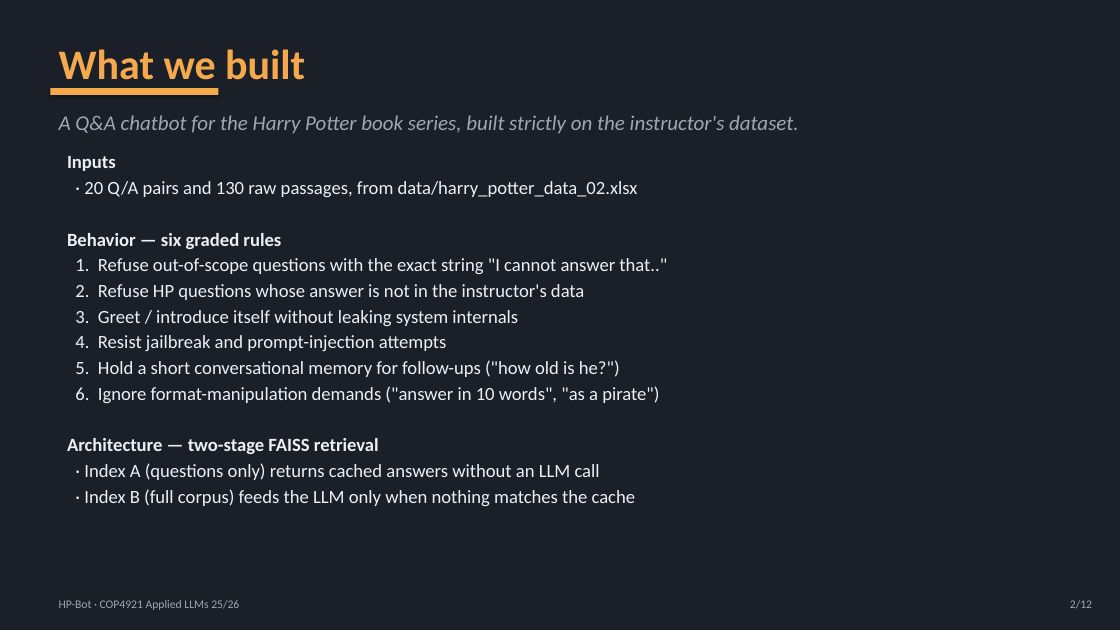
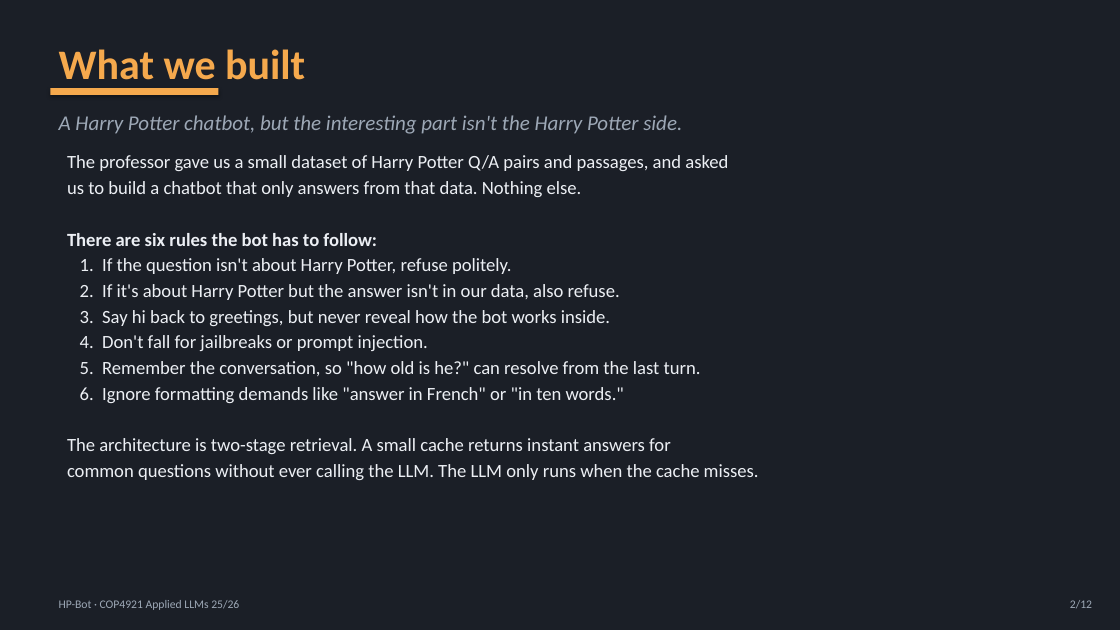
Before and after one commit to hoop-ai/applied-llm-hp-bot, a slide deck: slide 2 of HP-Bot-presentation.pptx. Drawn at 1120x630 pixels with LibreOffice and Linux fonts; fonts in the diff are those of the drawing. Boxes give left, top, right and bottom in pixels: in the first picture for what was removed or moved away, otherwise in the second. Text is boxed around its words. In the diff, an @@ line names an element or a change of style, - is before the commit and + after.

```diff
--- a/HP-Bot-presentation.pptx
+++ b/HP-Bot-presentation.pptx
@@ text at (59, 115, 682, 134): text changed @@
-A Q&A chatbot for the Harry Potter book series, built strictly on the instructor's dataset.
+A Harry Potter chatbot, but the interesting part isn't the Harry Potter side.
@@ text at (67, 155, 759, 480): text changed @@
-Inputs
-· 20 Q/A pairs and 130 raw passages, from data/harry_potter_data_02.xlsx
-Behavior — six graded rules
-1. Refuse out-of-scope questions with the exact string "I cannot answer that.."
-2. Refuse HP questions whose answer is not in the instructor's data
-3. Greet / introduce itself without leaking system internals
-4. Resist jailbreak and prompt-injection attempts
-5. Hold a short conversational memory for follow-ups ("how old is he?")
-6. Ignore format-manipulation demands ("answer in 10 words", "as a pirate")
-Architecture — two-stage FAISS retrieval
-· Index A (questions only) returns cached answers without an LLM call
-· Index B (full corpus) feeds the LLM only when nothing matches the cache
+The professor gave us a small dataset of Harry Potter Q/A pairs and passages, and asked
+us to build a chatbot that only answers from that data. Nothing else.
+There are six rules the bot has to follow:
+1. If the question isn't about Harry Potter, refuse politely.
+2. If it's about Harry Potter but the answer isn't in our data, also refuse.
+3. Say hi back to greetings, but never reveal how the bot works inside.
+4. Don't fall for jailbreaks or prompt injection.
+5. Remember the conversation, so "how old is he?" can resolve from the last turn.
+6. Ignore formatting demands like "answer in French" or "in ten words."
+The architecture is two-stage retrieval. A small cache returns instant answers for
+common questions without ever calling the LLM. The LLM only runs when the cache misses.
```
Also in this commit, not shown: 10 other slides changed, 1 other file.
